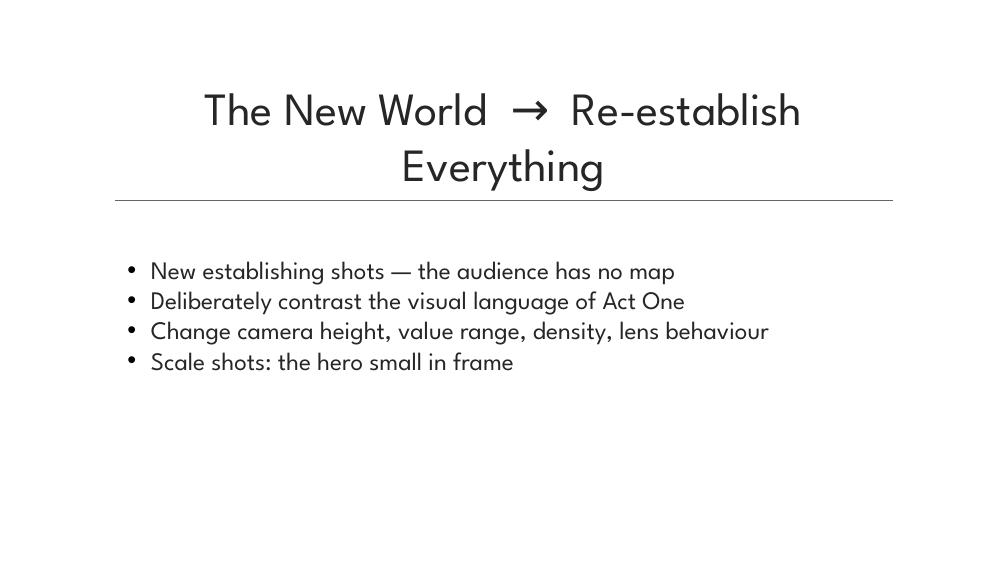
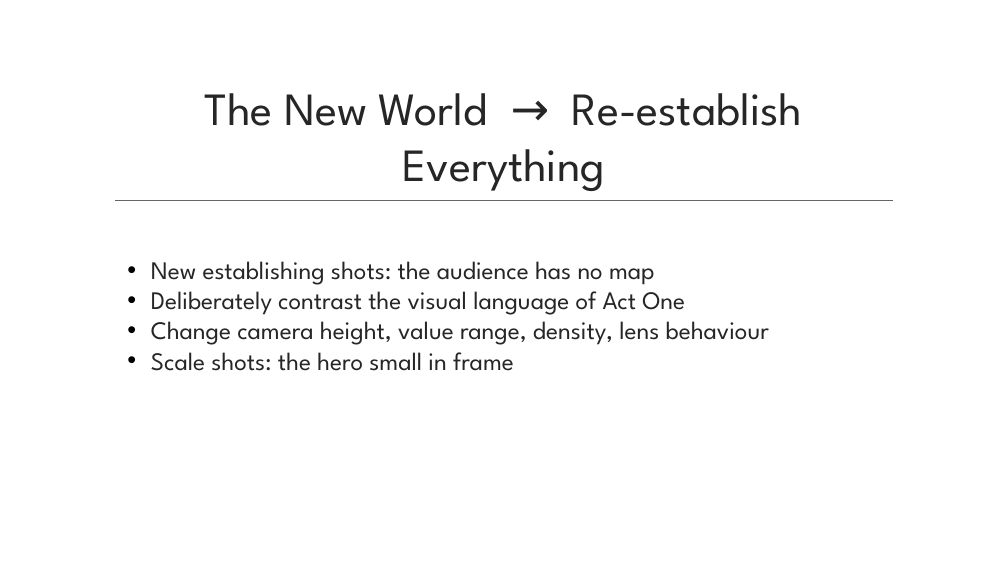
Before and after one commit to dcoes/Classes, a slide deck: slide 33 of Storyboarding/NewLectures/01_Intro_to_Storyboarding.pptx. Drawn at 1008x567 pixels with LibreOffice and Linux fonts; fonts in the diff are those of the drawing; background and template pictures are left out. Boxes give left, top, right and bottom in pixels: in the first picture for what was removed or moved away, otherwise in the second. Text is boxed around its words. In the diff, an @@ line names an element or a change of style, - is before the commit and + after.

```diff
--- a/Storyboarding/NewLectures/01_Intro_to_Storyboarding.pptx
+++ b/Storyboarding/NewLectures/01_Intro_to_Storyboarding.pptx
@@ text at box(151, 261, 655, 285): text changed @@
-• New establishing shots — the audience has no map
+• New establishing shots: the audience has no map
```
Also in this commit, not shown: 13 other slides changed, 53 other files.
